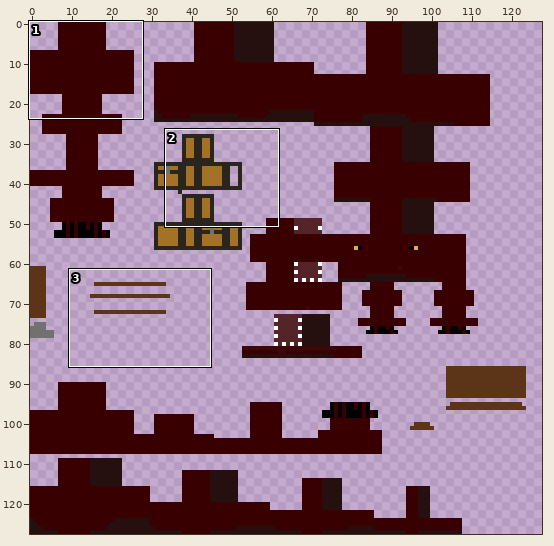
Sprite sheet -- resources/textures/entity/tyrannosaurus.png. Above: a wide view before the commit, with the close-up outlined.
Close-up. The starting point:
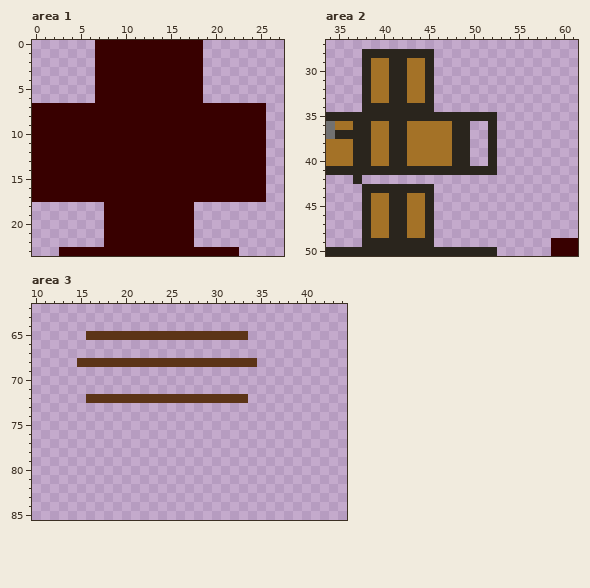
The file is 128x128 pixels. Colours within 5 levels of each other are drawn and written as one. Shown: area 1: x 0..27, y 0..23; area 2: x 34..61, y 27..50; area 3: x 10..44, y 62..85.
And afterwards:
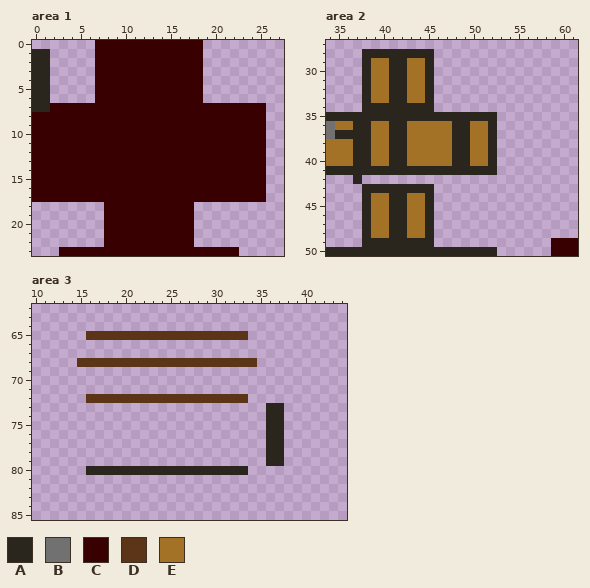
Palette (. is transparent): A #2a251d  B #717171  C #380000  D #5c3417  E #a47227
From old to new:
Area 1:
There is now colour A in rows 1 to 6 at x 0 to 1.
The edit turns colour C into colour A in row 7 at x 0 to 1.
Area 2:
There is now colour E in rows 36 to 40 at x 50 to 51.
Area 3:
There is now colour A in rows 73 to 79 at x 36 to 37; in row 80 at x 16 to 33.
Where, in picture pixels (left, top, right, bottom), the same in both close-ups:
changed: (32, 49, 50, 112)
added: (470, 121, 488, 166)
added: (86, 403, 284, 475)
